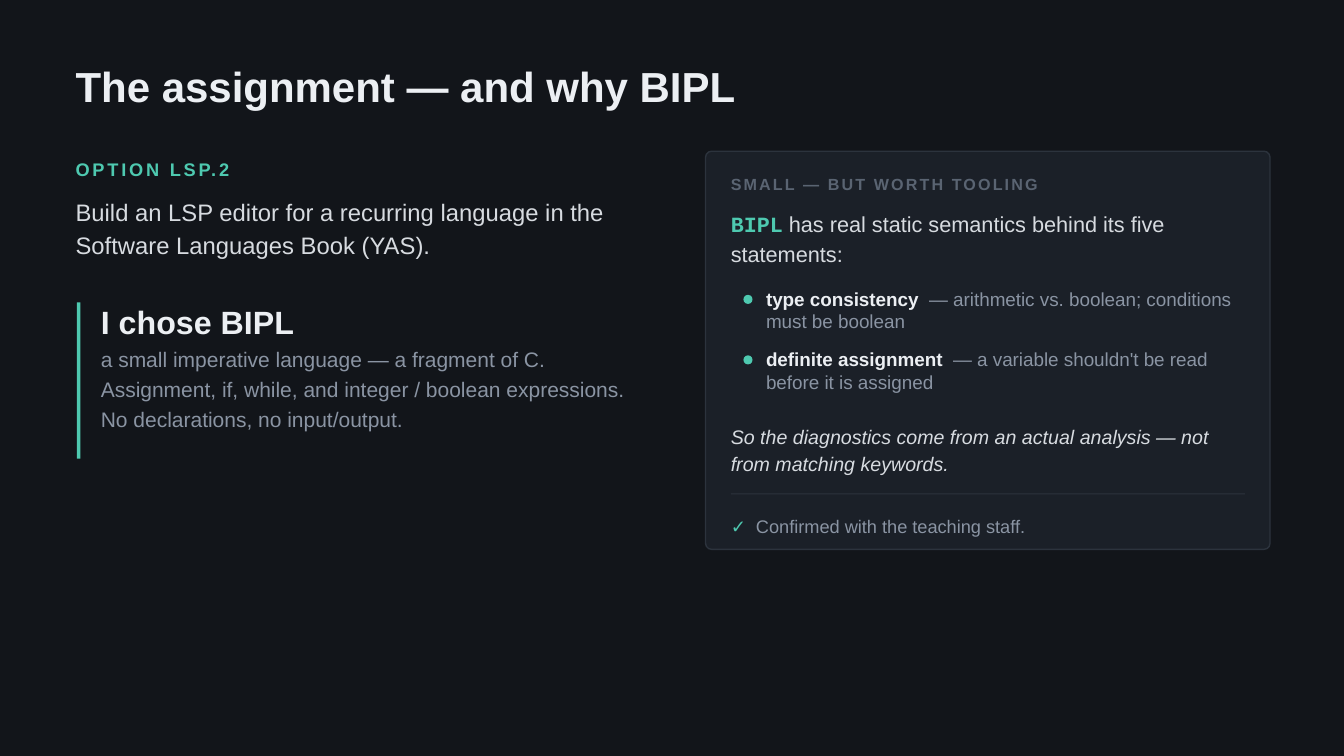
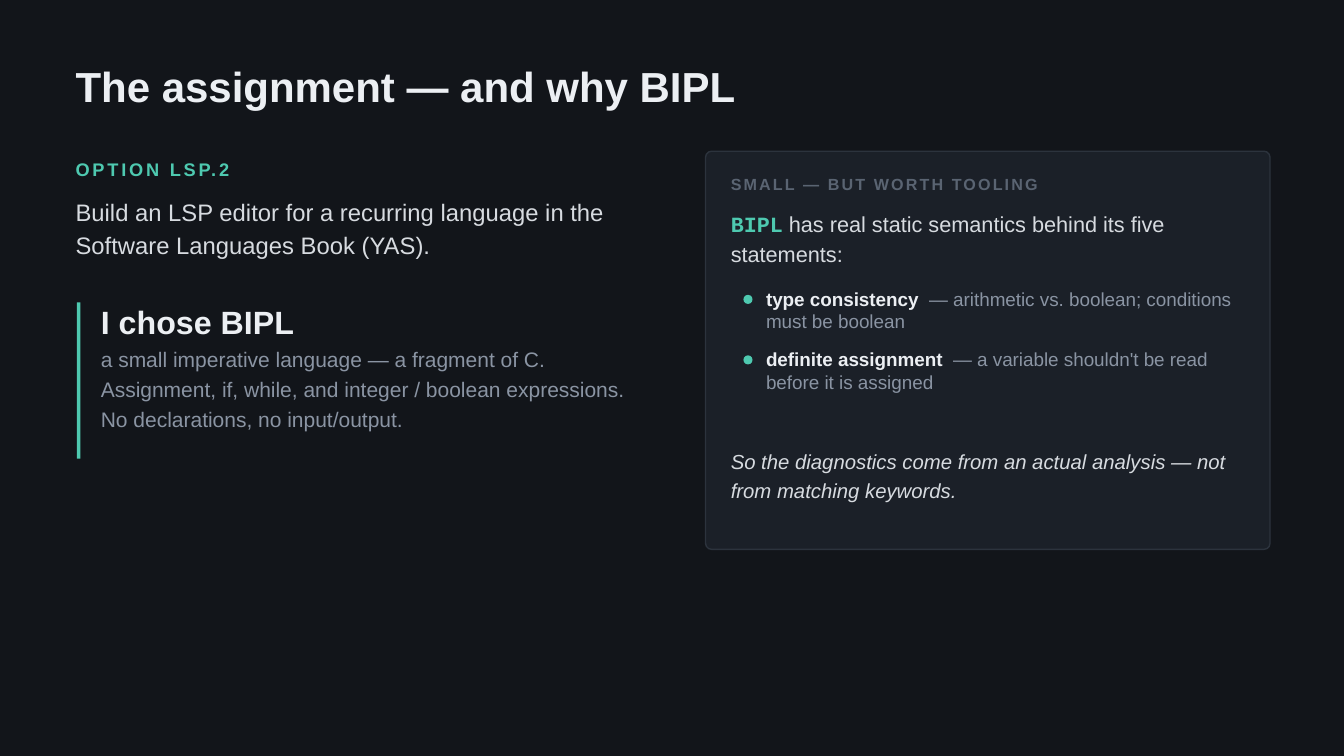
Before and after one commit to VivekanandaReddy3/sle-bipl-lsp, a slide deck: slide 2 of SLE_LSP_Vivekananda.pptx. Drawn at 1344x756 pixels with LibreOffice and Linux fonts; fonts in the diff are those of the drawing. Boxes give left, top, right and bottom in pixels: in the first picture for what was removed or moved away, otherwise in the second. Text is boxed around its words. In the diff, an @@ line names an element or a change of style, - is before the commit and + after.

```diff
--- a/SLE_LSP_Vivekananda.pptx
+++ b/SLE_LSP_Vivekananda.pptx
@@ text "So the diagnostics come from ...": place and size @@
-text "So the diagnostics come from ..." at (731,429,1208,475)
+text "So the diagnostics come from ..." at (731,454,1225,502)
@@ text "So the diagnostics come from ..." at (731,454,1225,502): size 14 to 14.5 pt; line spacing 1.15 to 1.2 @@
@@ line removed from (731, 494) to (1245, 494) @@
@@ text removed at (756,520,1025,537) @@
-✓ Confirmed with the teaching staff.
```
Also in this commit, not shown: 1 other slide changed, 2 other files.
